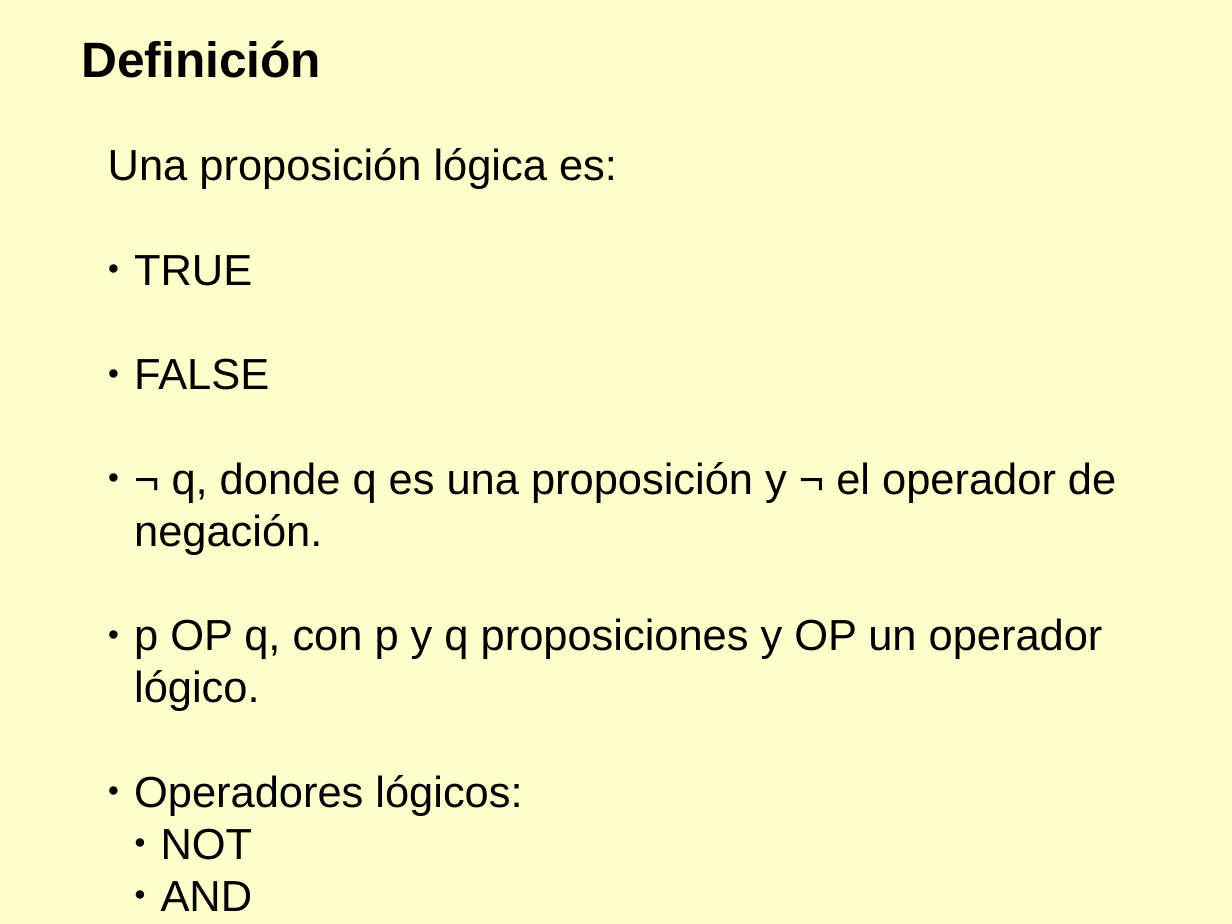
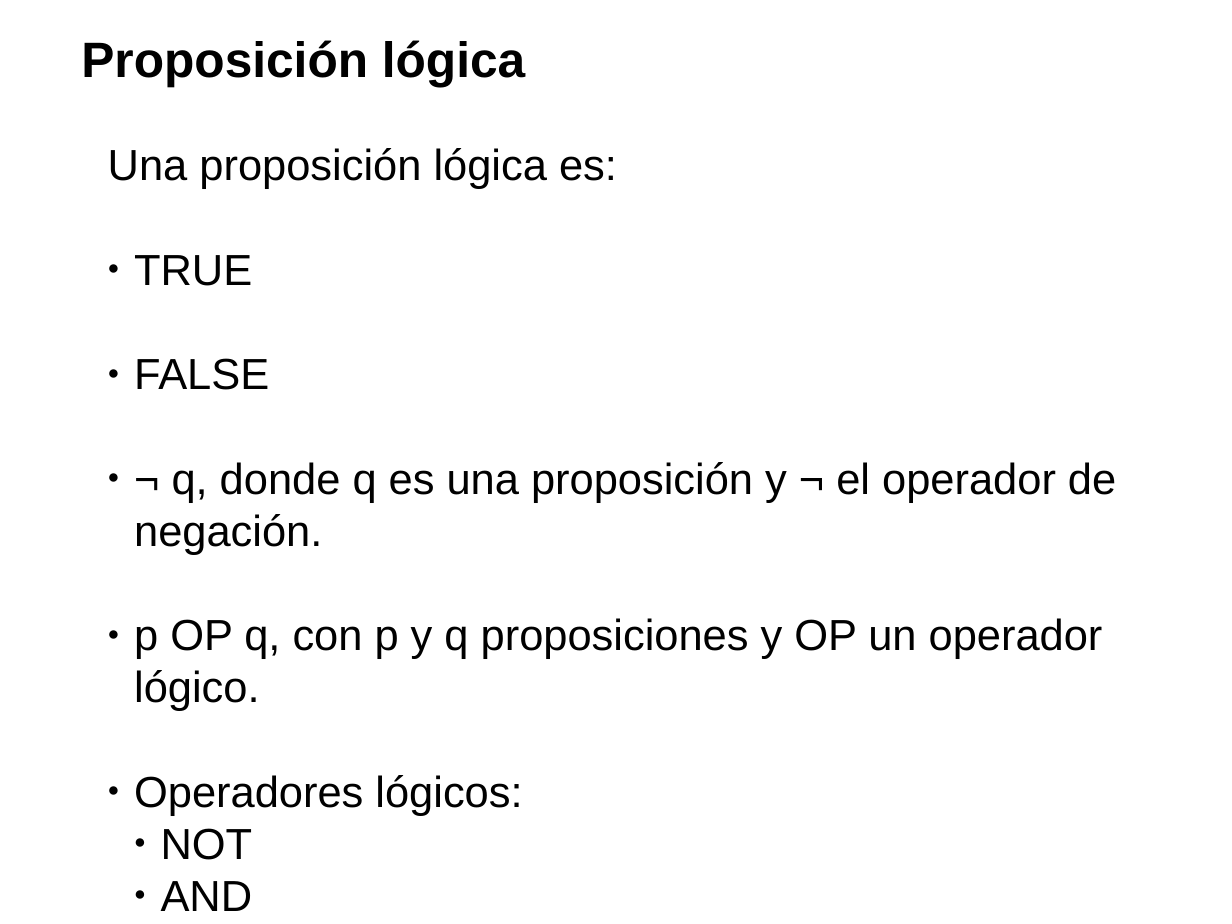
Before and after one commit to diegojromerolopez/djbdd, a slide deck: slide 6 of doc/presentacion.odp. Drawn at 1232x924 pixels with LibreOffice and Linux fonts; fonts in the diff are those of the drawing. Boxes give left, top, right and bottom in pixels: in the first picture for what was removed or moved away, otherwise in the second. Text is boxed around its words. In the diff, an @@ line names an element or a change of style, - is before the commit and + after.

```diff
--- a/doc/presentacion.odp
+++ b/doc/presentacion.odp
@@ background #FFFFCC to #FFFFFF @@
@@ text at (81,40,525,86): text changed @@
-Definición
+Proposición lógica
```
Also in this commit, not shown: 22 other slides changed, 3 slides added, 2 slides removed, 3 other files.
